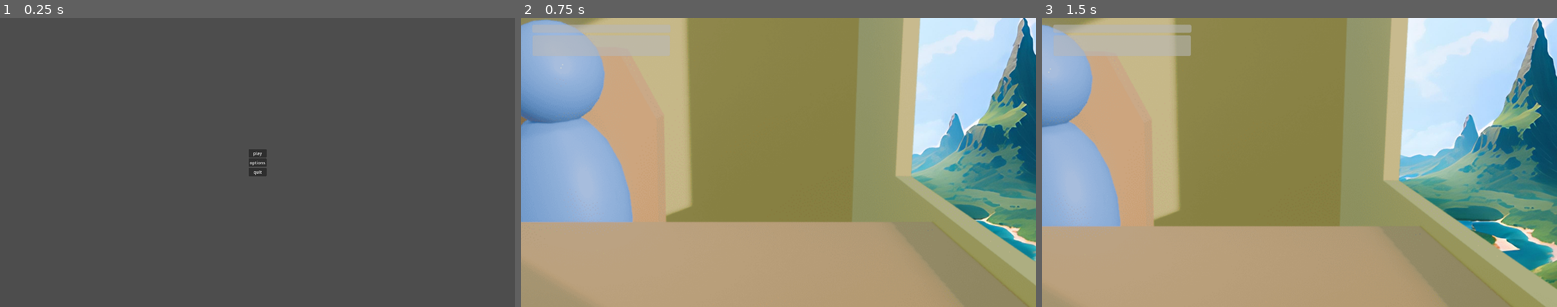
Above: before the commit, frames 1-3 (left to right).
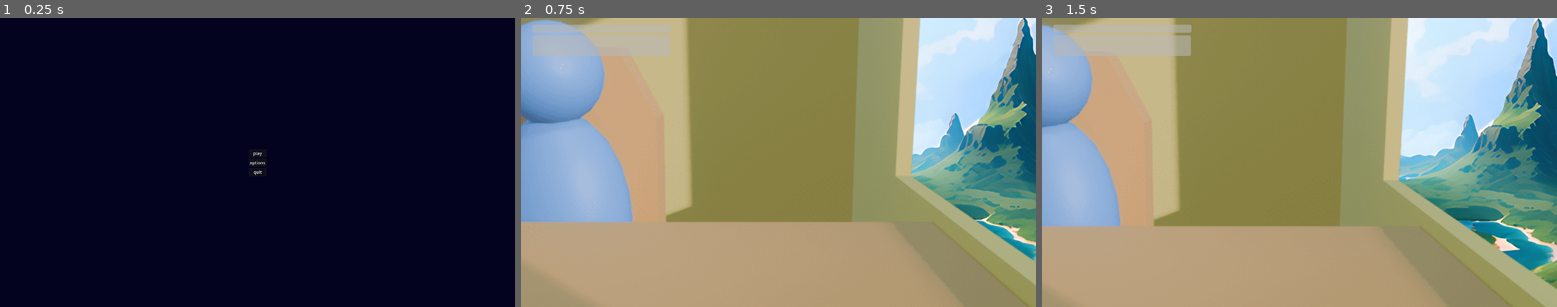
Above: after the commit, the same moments.

Repository: AleDeNic/phony-game
Game: Godot game, scene res://scenes/menu.tscn
The game is run twice, just before and just after one commit, with the same random seed, the same clock (stepped at 60 frames per second) and the same inputs. This scene is started directly instead of the project's main scene. Sound files missing from this copy of the repository are replaced by a short silence.
Inputs (mouse positions are in pixels of both pictures, inside the frame that each line leads up to):
- Up to frame 1 (0.25 s): no input
- Up to frame 2 (0.75 s): click "play" at 0.5 s
- Up to frame 3 (1.5 s): tap Enter at 1.25 s; move the mouse to (1412, 148) at 1.27 s

The runs differ from the first frame. In frame 1, 100% of the frame differs, in the area x 0-100%, y 0-100%; in frame 2, nothing differs; in frame 3, nothing differs.

Commit message:
finished splash screen. fixed again the nodes links....... >:(
to appreciate the beauty of the splash screen, set that scene as main scene!

Diff:
--- a/project.godot
+++ b/project.godot
@@ -23,7 +23,6 @@
 
 window/size/viewport_width=1920
 window/size/viewport_height=1080
-window/size/mode=3
 
 [file_customization]
 
--- a/scenes/SplashScreen.tscn
+++ b/scenes/SplashScreen.tscn
@@ -1,10 +1,29 @@
-[gd_scene load_steps=2 format=3 uid="uid://ci52fixnyc6pt"]
+[gd_scene load_steps=5 format=3 uid="uid://ci52fixnyc6pt"]
 
+[ext_resource type="Script" path="res://scripts/splash_screen.gd" id="1_3wb5c"]
 [ext_resource type="AudioStream" uid="uid://bk44ea7iyyh0d" path="res://assets/sfx/init_sense_splash.mp3" id="1_4jqum"]
+[ext_resource type="Texture2D" uid="uid://cmoeuyfxpj2la" path="res://assets/images/init_sense_background.png" id="3_m8rcp"]
+
+[sub_resource type="VideoStreamTheora" id="VideoStreamTheora_mv8gw"]
+file = "res://assets/videos/init_sense_animation.ogg"
 
 [node name="SplashScreen" type="Node2D"]
+script = ExtResource("1_3wb5c")
 
-[node name="Sprite2D" type="Sprite2D" parent="."]
+[node name="Background" type="Sprite2D" parent="."]
+position = Vector2(1000, 552)
+texture = ExtResource("3_m8rcp")
 
-[node name="SplashSound" type="AudioStreamPlayer" parent="."]
+[node name="InitSenseSound" type="AudioStreamPlayer" parent="."]
 stream = ExtResource("1_4jqum")
+autoplay = true
+bus = &"SFX"
+
+[node name="InitSenseAnimation" type="VideoStreamPlayer" parent="."]
+offset_right = 40.0
+offset_bottom = 40.0
+stream = SubResource("VideoStreamTheora_mv8gw")
+autoplay = true
+
+[connection signal="finished" from="InitSenseSound" to="." method="_on_splash_sound_finished"]
+[connection signal="finished" from="InitSenseAnimation" to="." method="_on_video_stream_player_finished"]
--- a/scenes/menu.tscn
+++ b/scenes/menu.tscn
@@ -1,6 +1,7 @@
-[gd_scene load_steps=2 format=3 uid="uid://cep25foida7q0"]
+[gd_scene load_steps=3 format=3 uid="uid://cep25foida7q0"]
 
 [ext_resource type="Script" path="res://scripts/menu.gd" id="1_rx53t"]
+[ext_resource type="Texture2D" uid="uid://cmoeuyfxpj2la" path="res://assets/images/init_sense_background.png" id="2_voacl"]
 
 [node name="Menu" type="Control"]
 layout_mode = 3
@@ -10,6 +11,11 @@
 grow_horizontal = 2
 grow_vertical = 2
 script = ExtResource("1_rx53t")
+
+[node name="Background" type="Sprite2D" parent="."]
+position = Vector2(960, 540.5)
+scale = Vector2(0.853428, 0.853428)
+texture = ExtResource("2_voacl")
 
 [node name="MarginContainer" type="MarginContainer" parent="."]
 layout_mode = 1
--- a/scripts/audio_manager.gd
+++ b/scripts/audio_manager.gd
@@ -1,8 +1,8 @@
 extends Node
 
-@onready var player: CharacterBody2D = $"../Player"
-@onready var asuka: Area2D = $"../Asuka"
-@onready var window: Area2D = $"../Windows"
+@onready var player: CharacterBody2D = get_node("/root/World/Player")
+@onready var asuka: Area2D = get_node("/root/World/Asuka")
+@onready var window: Area2D = get_node("/root/World/Window")
 
 var asuka_bus_index: int
 var window_bus_index: int
--- a/scripts/camera.gd
+++ b/scripts/camera.gd
@@ -1,11 +1,11 @@
 extends Camera2D
 
 @export_group("Camera values")
-@export var zoom_in_speed = 0.1  # Default zoom speed
-@export var zoom_out_speed = 0.1
-@export var reset_zoom_speed = 3.0
+@export var zoom_in_speed = 0.1
+@export var zoom_out_speed = 0.15
+@export var reset_zoom_speed = 2.0
 @export var zoom_phone = Vector2(0.5, 0.5)
-@export var zoom_asuka = Vector2(1.5, 1.5)
+@export var zoom_asuka = Vector2(1.6, 1.6)
 @export var zoom_window = Vector2(2.5, 2.5)
 @export var zoom_default = Vector2(1, 1)
 
--- /dev/null
+++ b/scripts/splash_screen.gd
@@ -0,0 +1,4 @@
+extends Node
+
+func _on_splash_sound_finished() -> void:
+	get_tree().change_scene_to_file("res://scenes/menu.tscn")
Binary file removed: assets/images/cat.png
Not shown, removed: assets/images/cat.png.import
Not shown, removed: assets/images/class.png.import
Binary file removed: assets/images/clouds.jpg
Not shown, removed: assets/images/clouds.jpg.import
Binary file added: assets/images/init_sense_background.png
Not shown, added: assets/images/init_sense_background.png.import
Binary file removed: assets/images/room_window.png
Not shown, removed: assets/images/room_window.png.import
Binary file removed: assets/images/window.png
Not shown, removed: assets/images/window.png.import
Not shown, added: assets/videos/init_sense_animation.ogg.import
(and 7 more such lines)
